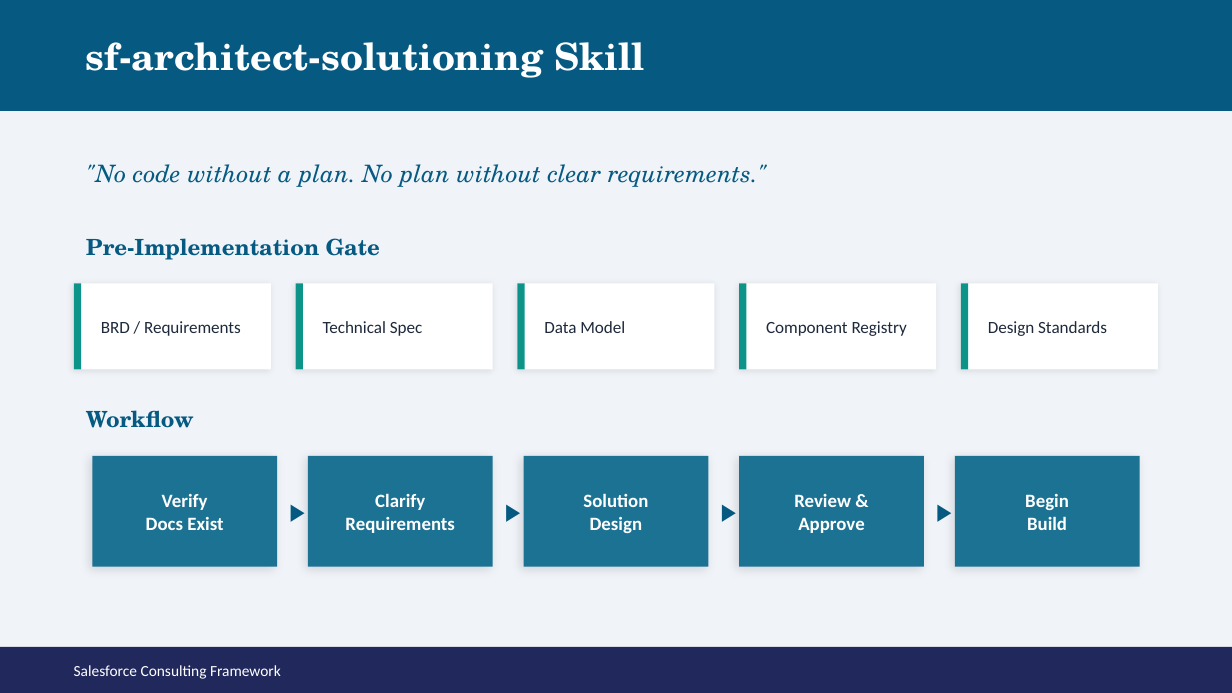
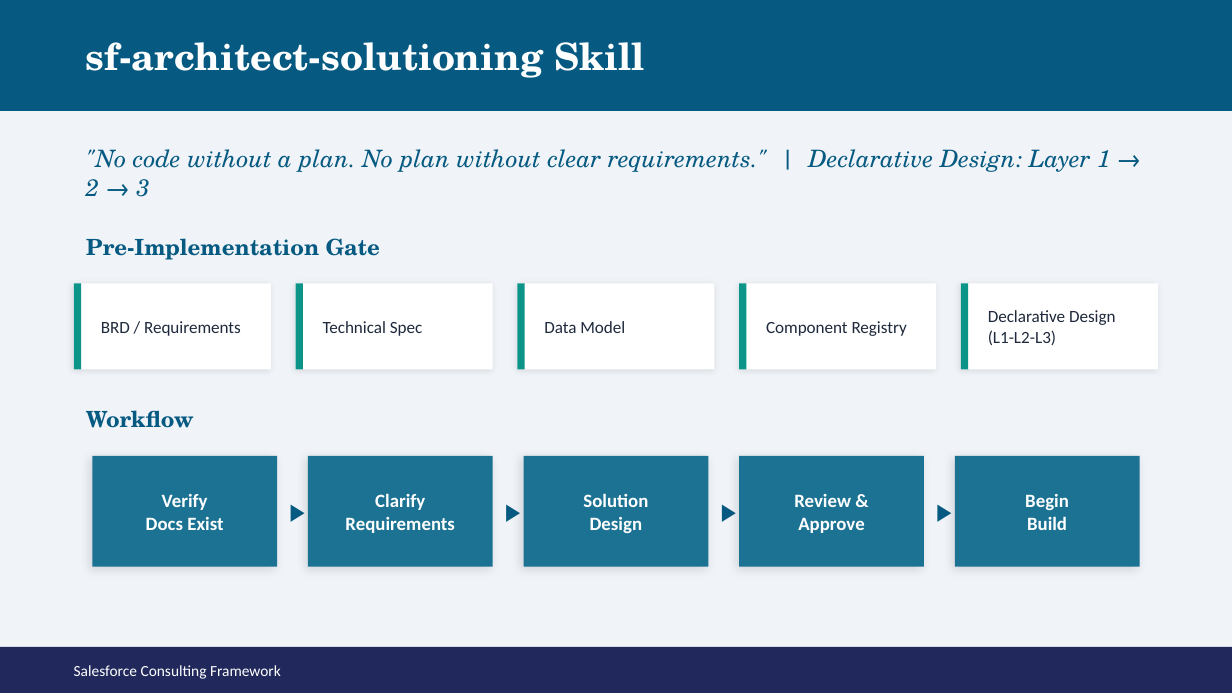
Before and after one commit to Mar5929/sf-consulting-framework, a slide deck: slide 11 of reference/salesforce-consulting-frameworkV2.pptx. Drawn at 1232x693 pixels with LibreOffice and Linux fonts; fonts in the diff are those of the drawing. Boxes give left, top, right and bottom in pixels: in the first picture for what was removed or moved away, otherwise in the second. Text is boxed around its words. In the diff, an @@ line names an element or a change of style, - is before the commit and + after.

```diff
--- a/reference/salesforce-consulting-frameworkV2.pptx
+++ b/reference/salesforce-consulting-frameworkV2.pptx
@@ text at (86, 149, 1110, 197): text changed @@
-"No code without a plan. No plan without clear requirements."
+"No code without a plan. No plan without clear requirements." | Declarative Design: Layer 1 → 2 → 3
@@ text at (988, 310, 1116, 345): text changed @@
-Design Standards
+Declarative Design (L1-L2-L3)
```
Also in this commit, not shown: 5 other slides changed, 3 slides added, 6 other files.
